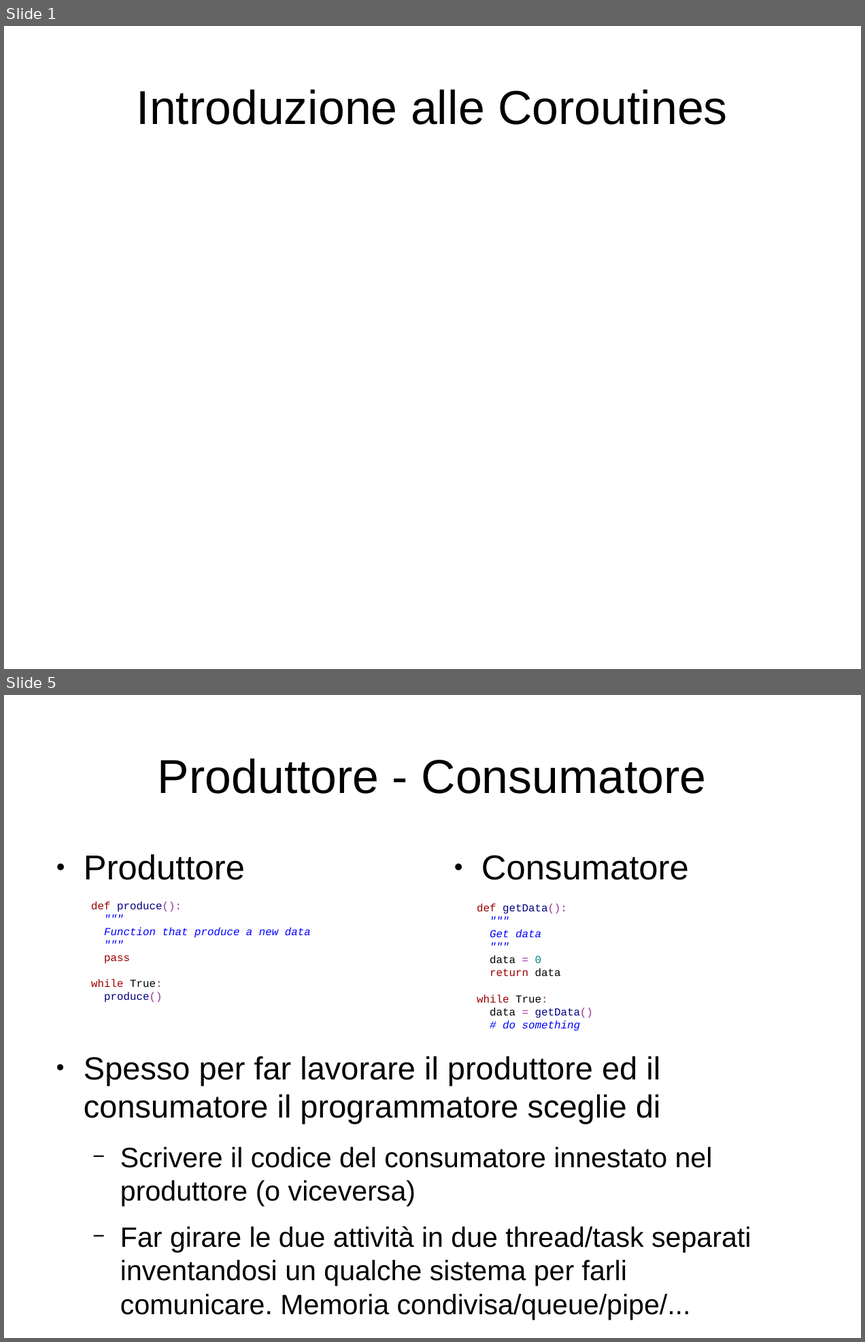
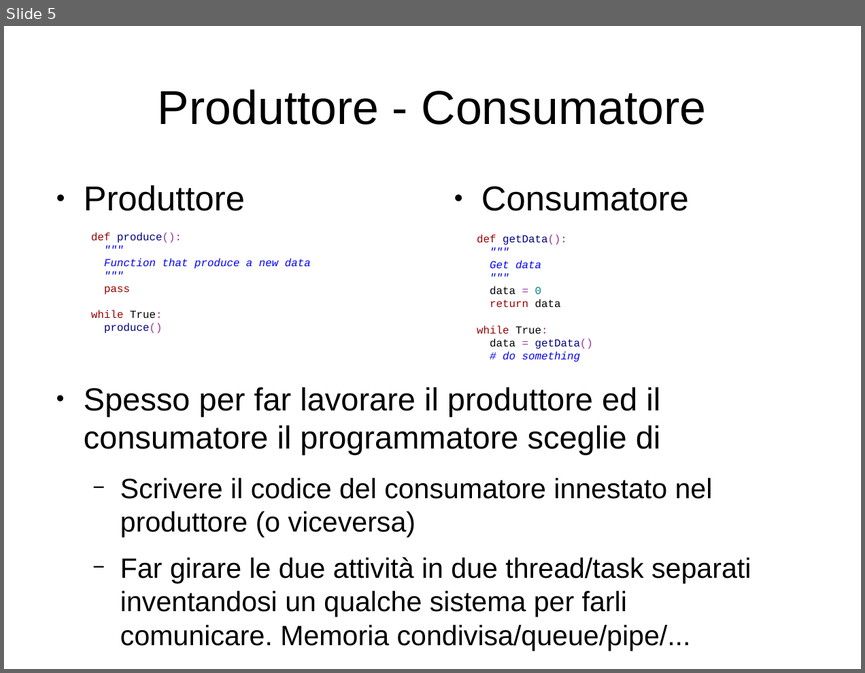
Before and after one commit to mdionisio/workshop_coroutine, a slide deck: presentazione.odp. Shown one above the other, each under a label of ours: slides 1 and 5 before the commit, slide 5 after it; the slides between them are not shown. The pictures are 865x1342 and 865x673 pixels, drawn with LibreOffice and Linux fonts; fonts in the diff are those of the drawing. Boxes give left, top, right and bottom in pixels: in the first picture for what was removed or moved away, otherwise in the second. Text is boxed around its words. In the diff, an @@ line names an element or a change of style, - is before the commit and + after.

```diff
--- a/presentazione.odp
+++ b/presentazione.odp
@@ slide 1 removed at (4,26,861,669), background #FFFFFF @@
@@ title removed at (137,89,728,125) @@
-Introduzione alle Coroutines
```
Also in this commit, not shown: 3 slides changed, 5 slides added, 1 other slide removed.
